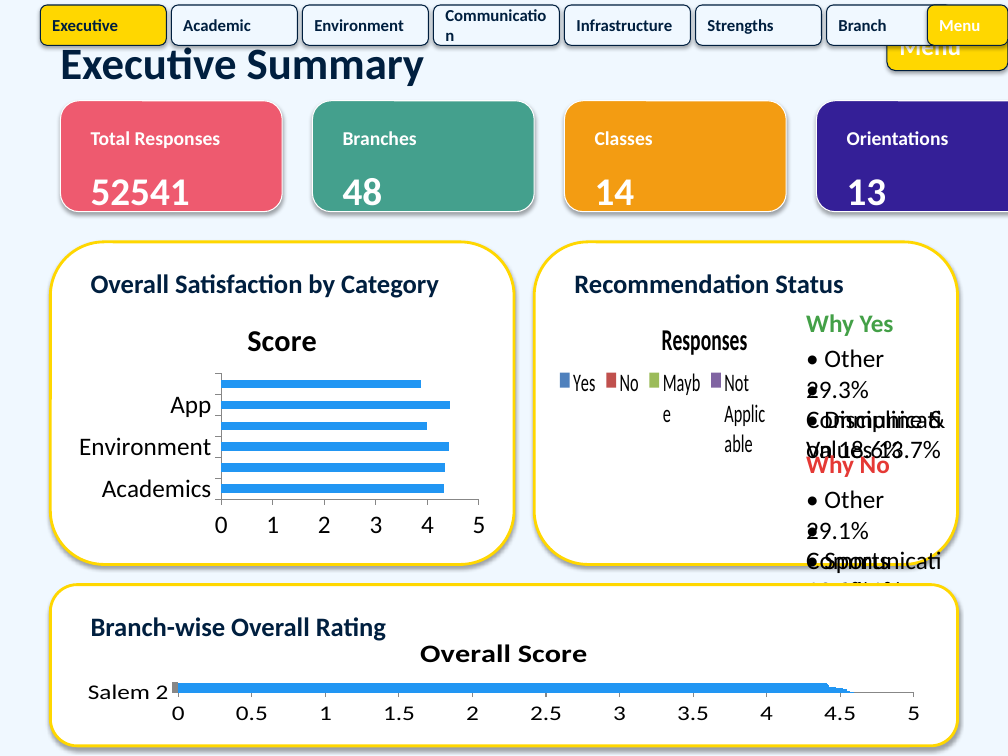
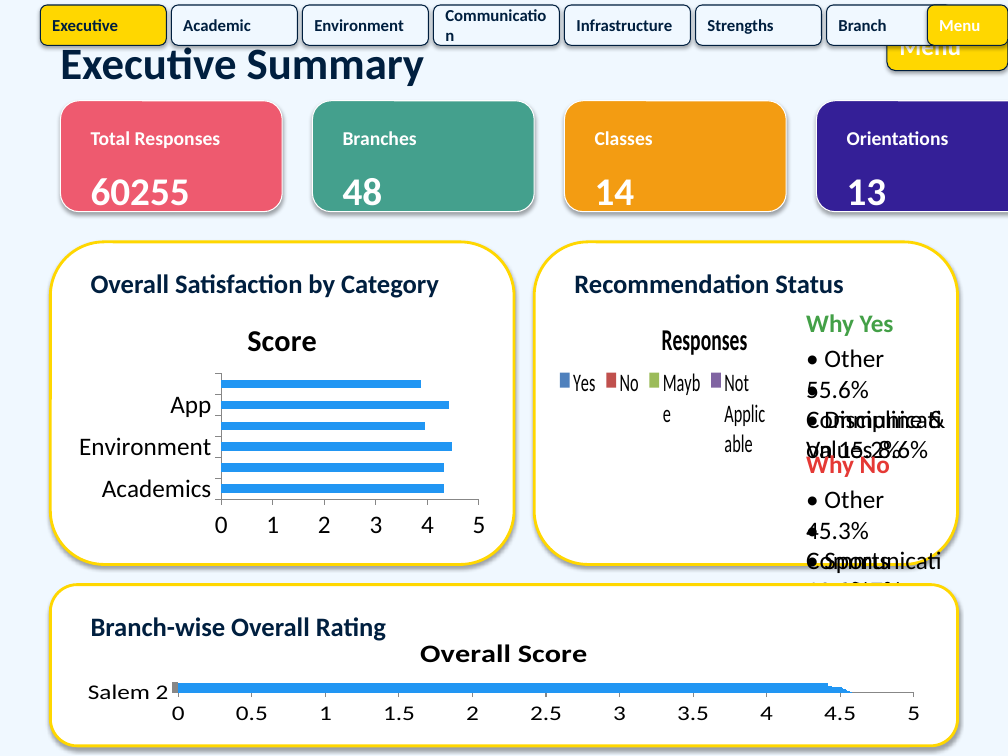
Before and after one commit to commonlearning892/feedback, a slide deck: slide 3 of Pre_Primary_Feedback_Analysis.pptx. Drawn at 1008x756 pixels with LibreOffice and Linux fonts; fonts in the diff are those of the drawing. Boxes give left, top, right and bottom in pixels: in the first picture for what was removed or moved away, otherwise in the second. Text is boxed around its words. In the diff, an @@ line names an element or a change of style, - is before the commit and + after.

```diff
--- a/Pre_Primary_Feedback_Analysis.pptx
+++ b/Pre_Primary_Feedback_Analysis.pptx
@@ text at (91, 178, 190, 215): text changed @@
-52541
+60255
@@ bar chart at (71, 302, 494, 544) @@
@@ Score, Environment: 4.4 to 4.5 @@
@@ Score, Infrastructure: 4 to 3.9 @@
@@ text at (806, 349, 884, 399): text changed @@
-• Other 29.3%
+• Other 55.6%
@@ text at (806, 410, 928, 465): text changed @@
-• Discipline & Values 13.7%
+• Discipline & Values 8.6%
@@ text at (838, 440, 901, 465): text changed @@
-• Communication 18.6%
+• Communication 15.2%
@@ text at (806, 490, 884, 540): text changed @@
-• Other 29.1%
+• Other 45.3%
@@ text at (806, 552, 889, 586): text changed @@
-• Sports 13.9%
+• Sports 10.9%
@@ text at (838, 581, 901, 586): text changed @@
-• Communication 16.1%
+• Communication 12.7%
```
Also in this commit, not shown: 10 other slides changed, 5 other files.
